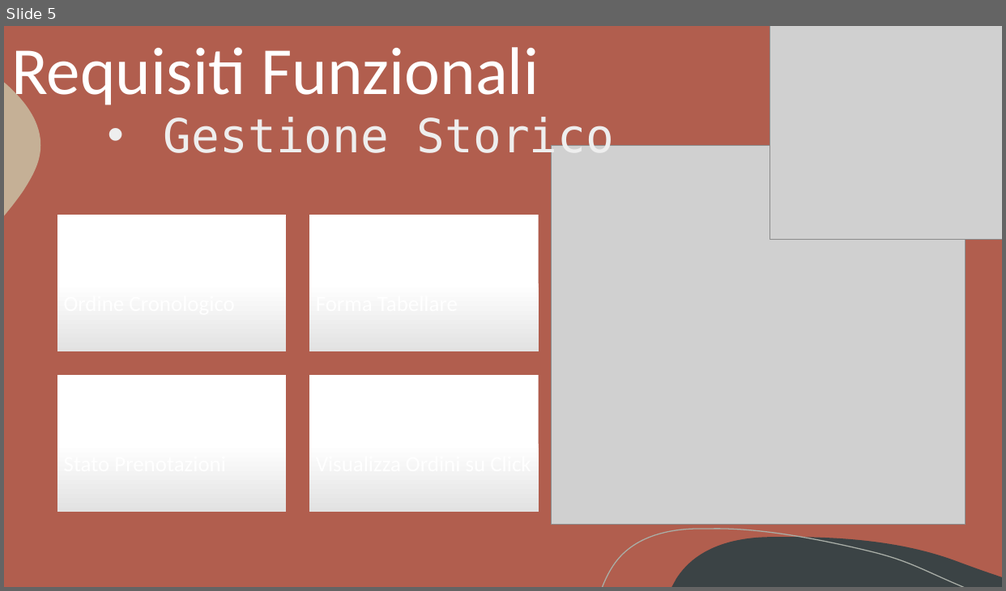
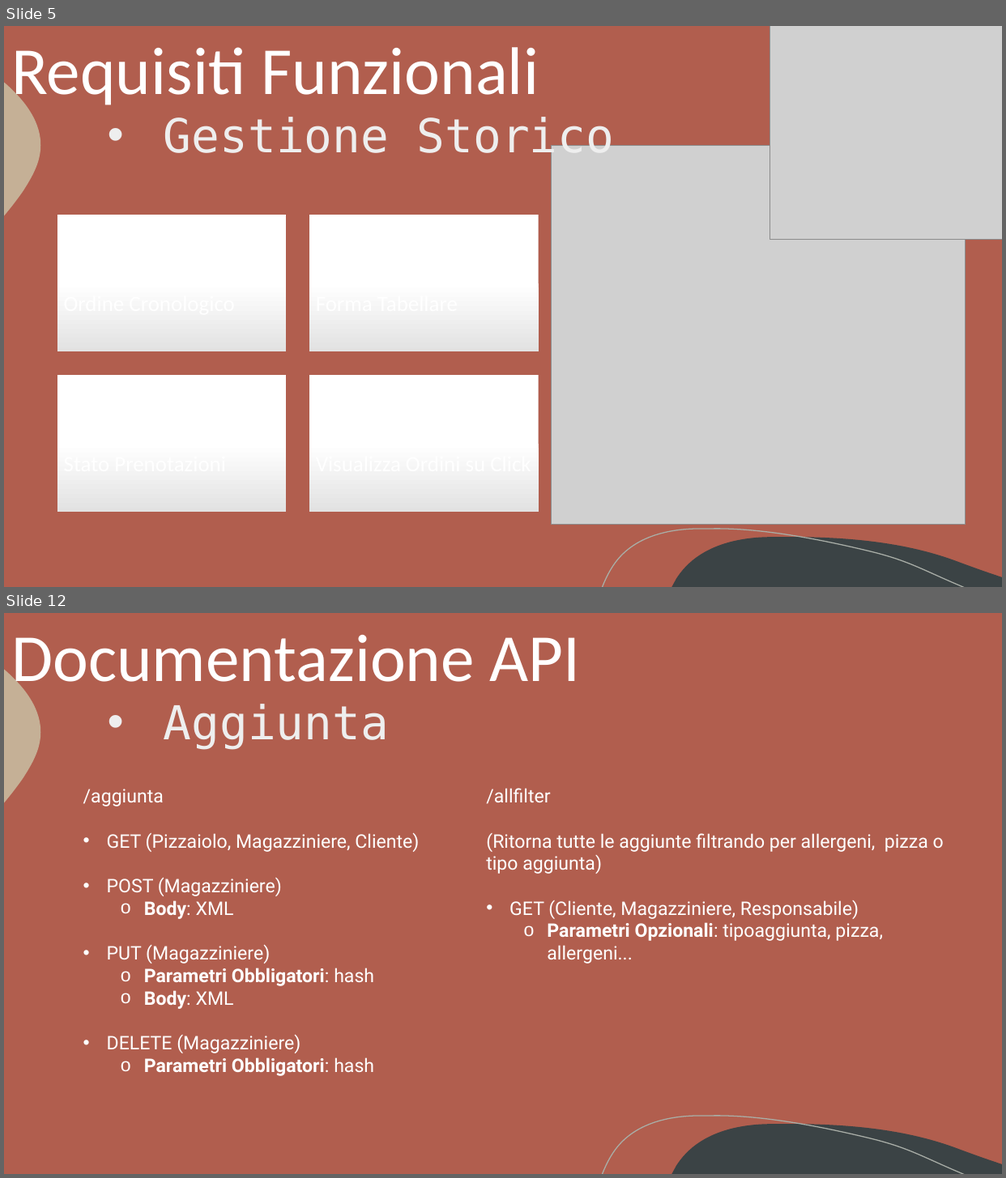
Before and after one commit to Gabriele-P03/Progetto_Ing_Web, a slide deck: appunti/PP/Presentazione.pptx. Shown one above the other, each under a label of ours: slide 5 before the commit, slides 5 and 12 after it; the slides between them are not shown. The pictures are 1006x591 and 1006x1178 pixels, drawn with LibreOffice and Linux fonts; fonts in the diff are those of the drawing; grey boxes stand for pictures. Boxes give left, top, right and bottom in pixels: in the first picture for what was removed or moved away, otherwise in the second. Text is boxed around its words. In the diff, an @@ line names an element or a change of style, - is before the commit and + after.

```diff
--- a/appunti/PP/Presentazione.pptx
+++ b/appunti/PP/Presentazione.pptx
@@ slide 12 added at (4, 613, 1002, 1174), background #B15E4E; not listed: 3 template elements that a slide beside it also shows @@
@@ title added at (11, 635, 581, 697), 64.8 pt, text #FFFFFF @@
+Documentazione API
@@ text added at (164, 704, 389, 749), 45 pt, text #EEEEEE @@
+• Aggiunta
@@ text added at (83, 789, 419, 1076), 18 pt, text #FFFFFF @@
+/aggiunta
+• GET (Pizzaiolo, Magazziniere, Cliente)
+• POST (Magazziniere)
+  o Body: XML
+• PUT (Magazziniere)
+  o Parametri Obbligatori: hash
+  o Body: XML
+• DELETE (Magazziniere)
+  o Parametri Obbligatori: hash
@@ text added at (486, 788, 944, 964), 18 pt, text #FFFFFF @@
+/allfilter
+(Ritorna tutte le aggiunte filtrando per allergeni, pizza o tipo aggiunta)
+• GET (Cliente, Magazziniere, Responsabile)
+  o Parametri Opzionali: tipoaggiunta, pizza, allergeni...
```
Also in this commit, not shown: 1 slide changed, 13 other slides added, 1 other file.
